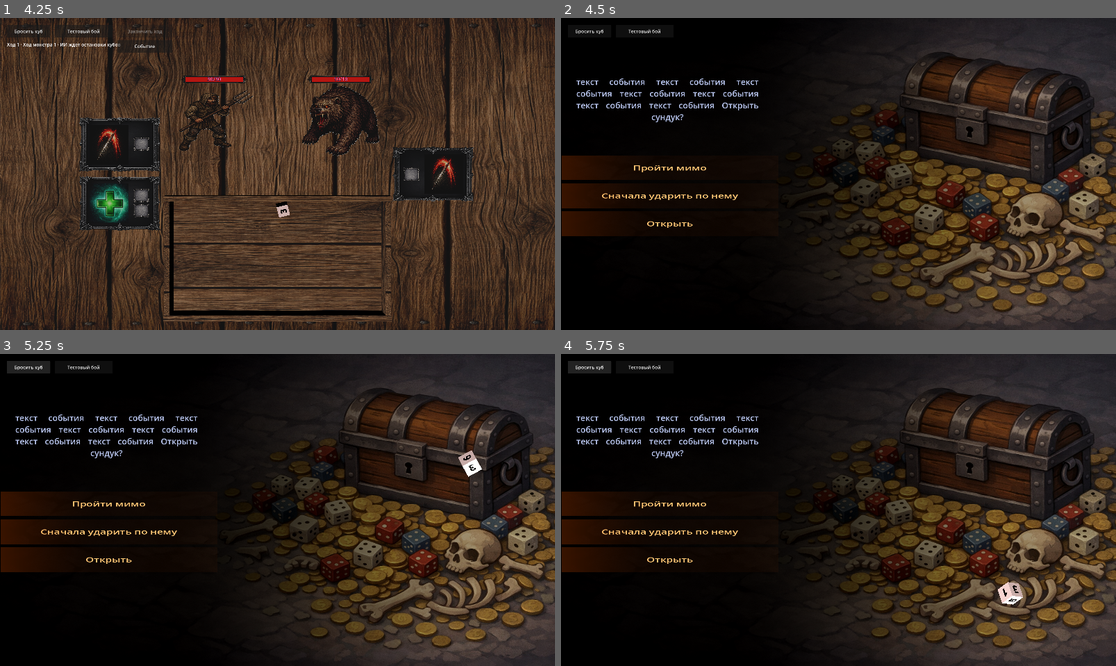
Above: before the commit, frames 1-4 (two rows, left to right).
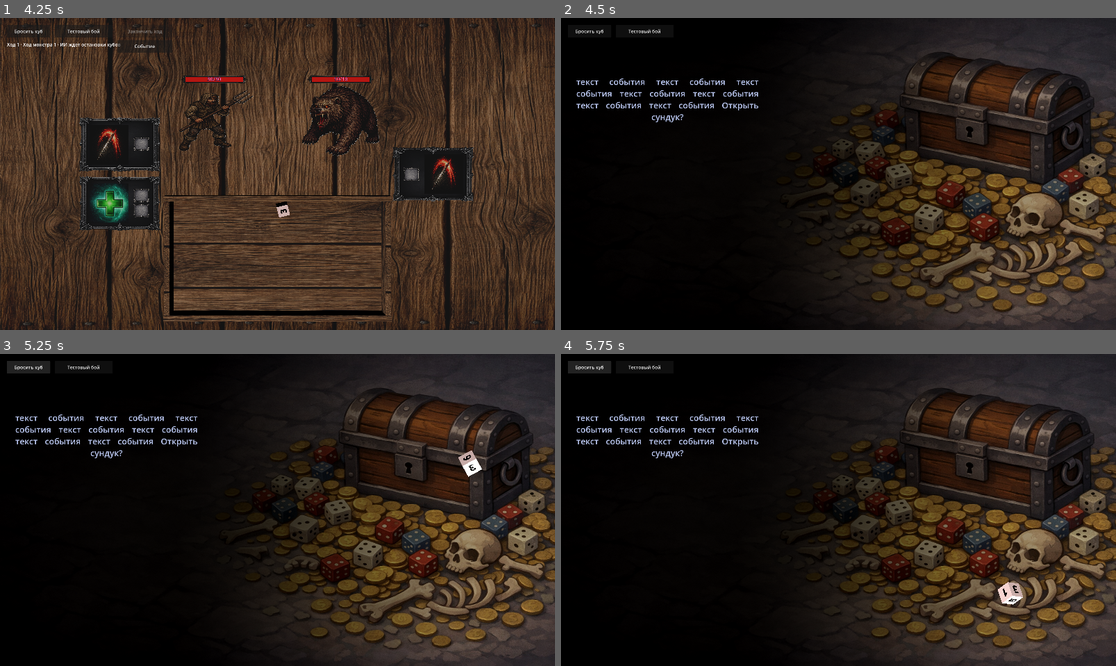
Above: after the commit, the same moments.

Repository: olegbogai-web/dicegame
Game: Godot game, scene res://scenes/board.tscn
Same seed, same stepped clock (60 frames per second), same inputs: the game is played once before the commit and once after it.
Inputs:
- Up to frame 1 (4.25 s): click "Бросить куб" at 0.5 s; click "Тестовый бой" at 1.25 s; click "Бросить куб" at 2 s; click "Тестовый бой" at 2.75 s; click "Закончить ход" at 3.5 s
- Up to frame 2 (4.5 s): click "Событие" at 4.25 s
- Up to frame 3 (5.25 s): click "Бросить куб" at 5 s
- Up to frame 4 (5.75 s): no input

Frame 1 is identical in both runs. In frame 2, 2.6% of the frame differs, in the area x 0-32%, y 44-70%; in frame 3, 2.6%; in frame 4, 2.6%.

Commit message:
Refine event choice hit targets and hover visuals

Diff:
--- a/content/dice/view/dice_face_view.gd
+++ b/content/dice/view/dice_face_view.gd
@@ -38,7 +38,8 @@
 			if face_definition.icon != null:
 				_icon_sprite.texture = face_definition.icon
 				_icon_sprite.modulate = face_definition.overlay_tint
-				_icon_sprite.pixel_size = max(min_size / 128.0, 0.0001)
+				var texture_max_dimension := float(max(face_definition.icon.get_width(), face_definition.icon.get_height()))
+				_icon_sprite.pixel_size = max(min_size / max(texture_max_dimension, 1.0), 0.0001)
 				_icon_sprite.visible = true
 		DiceFaceDefinition.ContentType.TEXT:
 			_label.text = face_definition.text_value
--- a/scenes/event_room.tscn
+++ b/scenes/event_room.tscn
@@ -50,7 +50,7 @@
 [node name="choices" type="Node3D" parent="."]
 
 [node name="choice_background_1" type="MeshInstance3D" parent="choices" unique_id=120191202]
-transform = Transform3D(3.5, 0, 0, 0, 1, 0, 0, 0, 0.4, -5.45, 0.563, 1.6)
+transform = Transform3D(3.5, 0, 0, 0, 1, 0, 0, 0, 0.4, -5.45, -0.437, 1.6)
 material_override = SubResource("ShaderMaterial_6yyso")
 mesh = SubResource("PlaneMesh_rnshl")
 
@@ -70,7 +70,7 @@
 shape = SubResource("BoxShape3D_choice")
 
 [node name="choice_background_2" type="MeshInstance3D" parent="choices"]
-transform = Transform3D(3.5, 0, 0, 0, 1, 0, 0, 0, 0.4, -5.45, 0.563, 0.7)
+transform = Transform3D(3.5, 0, 0, 0, 1, 0, 0, 0, 0.4, -5.45, -0.437, 0.7)
 material_override = SubResource("ShaderMaterial_6yyso")
 mesh = SubResource("PlaneMesh_rnshl")
 
@@ -90,7 +90,7 @@
 shape = SubResource("BoxShape3D_choice")
 
 [node name="choice_background_3" type="MeshInstance3D" parent="choices"]
-transform = Transform3D(3.5, 0, 0, 0, 1, 0, 0, 0, 0.4, -5.45, 0.563, -0.2)
+transform = Transform3D(3.5, 0, 0, 0, 1, 0, 0, 0, 0.4, -5.45, -0.437, -0.2)
 material_override = SubResource("ShaderMaterial_6yyso")
 mesh = SubResource("PlaneMesh_rnshl")
 
--- a/scenes/scripts/event_room_controller.gd
+++ b/scenes/scripts/event_room_controller.gd
@@ -18,6 +18,8 @@
 const POSITIVE_FACE_ICON := preload("res://assets/material/green.png")
 const NEUTRAL_FACE_ICON := preload("res://assets/material/yelow.png")
 const NEGATIVE_FACE_ICON := preload("res://assets/material/red.png")
+const CHOICE_HOVER_TINT := Color(1.0, 0.95, 0.65, 1.0)
+const CHOICE_NORMAL_TINT := Color(1.0, 1.0, 1.0, 1.0)
 
 @export var event_definition: EventDefinition
 
@@ -32,6 +34,7 @@
 var _result_anchor_transform := Transform3D.IDENTITY
 var _event_dice: Dice
 var _is_resolving := false
+var _hovered_background: MeshInstance3D
 
 
 func _ready() -> void:
@@ -45,6 +48,7 @@
 	if _camera != null:
 		_camera.current = true
 	_collect_choice_entries()
+	_apply_choice_highlight(null)
 	_apply_event_definition()
 
 
@@ -105,6 +109,16 @@
 		_choice_entries[index] = entry
 
 
+func _process(_delta: float) -> void:
+	if _is_resolving:
+		if _hovered_background != null:
+			_apply_choice_highlight(null)
+		return
+	if _camera == null:
+		return
+	_apply_choice_highlight(_pick_choice_background(get_viewport().get_mouse_position()))
+
+
 func _unhandled_input(event: InputEvent) -> void:
 	if _is_resolving:
 		return
@@ -115,25 +129,51 @@
 
 
 func _try_pick_choice(mouse_position: Vector2) -> void:
+	var background := _pick_choice_background(mouse_position)
+	if background == null:
+		return
+	for entry in _choice_entries:
+		if entry.get("background") == background:
+			_on_choice_selected(entry.get("choice") as EventChoiceDefinition)
+			return
+
+
+func _pick_choice_background(mouse_position: Vector2) -> MeshInstance3D:
 	if _camera == null:
-		return
+		return null
 	var space_state := get_world_3d().direct_space_state
 	var ray_origin := _camera.project_ray_origin(mouse_position)
 	var ray_direction := _camera.project_ray_normal(mouse_position)
 	var query := PhysicsRayQueryParameters3D.create(ray_origin, ray_origin + ray_direction * 200.0)
 	var hit := space_state.intersect_ray(query)
 	if hit.is_empty():
-		return
+		return null
 	var collider := hit.get("collider") as Node
 	if collider == null:
-		return
+		return null
+	if collider is Label3D and collider.name == "text_choice":
+		return null
+	return _find_choice_background_from(collider)
+
+
+func _find_choice_background_from(node: Node) -> MeshInstance3D:
+	var current := node
+	while current != null:
+		if current is MeshInstance3D and current.name.begins_with("choice_background"):
+			return current as MeshInstance3D
+		current = current.get_parent()
+	return null
+
+
+func _apply_choice_highlight(background: MeshInstance3D) -> void:
+	if _hovered_background == background:
+		return
+	_hovered_background = background
 	for entry in _choice_entries:
-		var background := entry.get("background") as MeshInstance3D
-		if background == null:
-			continue
-		if collider == background or collider.get_parent() == background:
-			_on_choice_selected(entry.get("choice") as EventChoiceDefinition)
-			return
+		var choice_background := entry.get("background") as MeshInstance3D
+		if choice_background == null or not choice_background.visible:
+			continue
+		choice_background.modulate = CHOICE_HOVER_TINT if choice_background == _hovered_background else CHOICE_NORMAL_TINT
 
 
 func _on_choice_selected(choice: EventChoiceDefinition) -> void:
@@ -141,6 +181,7 @@
 		return
 	_selected_choice = choice
 	_is_resolving = true
+	_apply_choice_highlight(null)
 	await _play_selection_collapse_animation()
 	await _roll_and_resolve()
 	_is_resolving = false
